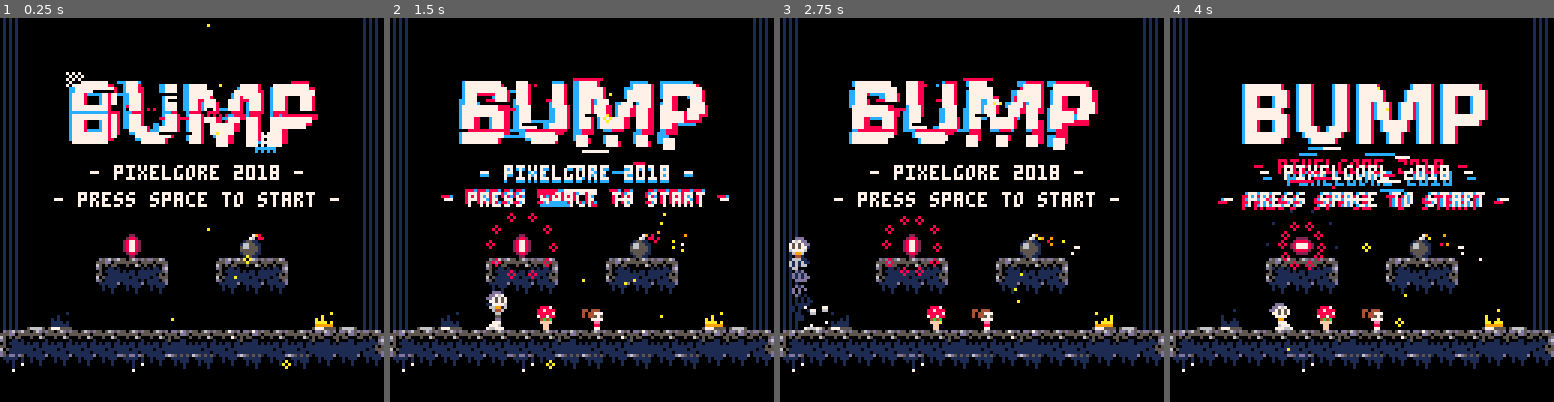
Above: before the commit, frames 1-4 (left to right).
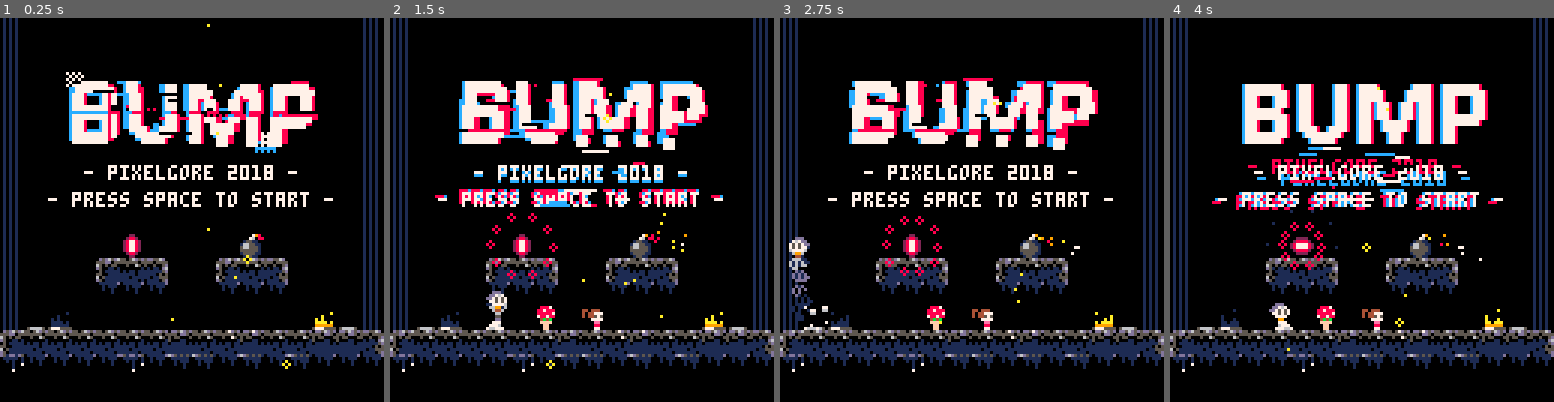
Above: after the commit, the same moments.

Repository: wesen/carts
Game: PICO-8 cartridge games/bump/bump.p8
Same seed, same stepped clock (60 frames per second), same inputs: the game is played once before the commit and once after it.
Inputs:
- Up to frame 1 (0.25 s): no input
- Up to frame 2 (1.5 s): tap O (Z key) at 0.33, 0.7, 1.43 s; tap X (X key) at 1.07 s
- Up to frame 3 (2.75 s): hold Left 1.97-2.37 s; tap X (X key) at 2.07, 2.4, 2.73 s; tap O (Z key) at 2.22 s; hold Down from 2.42 s (still down)
- Up to frame 4 (4 s): release Down at 2.82 s; hold Right 2.87-3.53 s; tap X (X key) at 3.07, 3.4, 3.73 s; tap O (Z key) at 3.1, 3.98 s; hold Up from 3.58 s (still down)

The runs differ from the first frame. In frame 1, 2.0% of the frame differs, in the area x 12-89%, y 38-50%; in frame 2, 3.0%; in frame 3, 2.0%; in frame 4, 3.8%, in the area x 10-89%, y 36-50%.

Commit message:
Big pass implementing end of game screens

Diff:
--- a/games/bump/bump.p8
+++ b/games/bump/bump.p8
@@ -54,7 +54,7 @@
 
 ground_grace_interval=6
 
-win_threshold=14
+win_threshold=0
 
 
 function class (init)
@@ -365,7 +365,7 @@
 title_ssx=11*8
 title_ssy=12*8
 
-function draw_title()
+function draw_title(s)
  cls()
  local f=flr(frame/6)%3
 
@@ -402,9 +402,14 @@
  palt(0,true)
 
  fillp()
+ glitch_str(s)
+end
+
+function glitch_str(s)
  if (frame%10)<3 then
-  aberration_str("- pixelgore 2018 -",title_dx+5,title_dy+39)
-  aberration_str("- press space to start -",title_dx-7,title_dy+48)
+  aberration_str("- pixelgore 2018 -",title_dy+39)
+  aberration_str("- press space to start -",title_dy+48)
+  if (s!=nil) aberration_str(s,title_dy+96)
   for i=0,1 do
    draw_random_line(0,title_dx+15,title_dy+33,1)
    draw_random_line(7,title_dx+15,title_dy+33,1)
@@ -412,15 +417,25 @@
    draw_random_line(8,title_dx+15,title_dy+33,1)
   end
  elseif (frame%10<8) then
-  print("- pixelgore 2018 -",title_dx+5,title_dy+39,7)
-  print("- press space to start -",title_dx-7,title_dy+48,7)
- end
-end
-
-function aberration_str(s,x,y)
-  print(s,x+mrnd(2),y+mrnd(2)+1,12)
-  print(s,x+mrnd(2),y+mrnd(2),8)
-  print(s,x,y,7)
+  center_print("- pixelgore 2018 -",title_dy+39)
+  center_print("- press space to start -",title_dy+48)
+  if (s!=nil) center_print(s,title_dy+96)
+ end
+end
+
+function center_str_x(s)
+ return 64-(#s*4)/2
+end
+
+function center_print(s,y)
+ print(s,center_str_x(s),y,7)
+end
+
+function aberration_str(s,y)
+ local x=center_str_x(s)
+ print(s,x+mrnd(2),y+mrnd(2)+1,12)
+ print(s,x+mrnd(2),y+mrnd(2),8)
+ print(s,x,y,7)
 end
 
 function draw_title_frame1()
@@ -1249,7 +1264,7 @@
   end
  end
 
- if mode==mode_title and scores[self.input_port+1]>win_threshold then
+ if mode==mode_game and scores[self.input_port+1]>win_threshold then
   winning_player=self.input_port+1
   end_game()
  end
@@ -1694,11 +1709,11 @@
 
  if self.is_thrown then
   local solid=solid_at_offset(self,0,0)
-  if not self.is_solid and not solid then
+  local actor,a=self:is_actor_at(0,0)
+  if not self.is_solid and not solid and not actor then
    -- avoid a bomb getting stuck on a wall when thrown
    self.is_solid=true
   end
-  local actor,a=self:is_actor_at(0,0)
 
   local gravity=0.12
   local maxfall=2
@@ -1782,55 +1797,58 @@
 
 mode=mode_title
 
+function make_transition(mid_cb,end_cb)
+ add_cr(function()
+  local col=7
+  local duration=15
+  for i=0,duration do
+   palt(col,false)
+   local radius=inexpo(i,0,128,duration)
+   circfill(64,64,radius,col)
+   palt()
+   yield()
+  end
+  if (mid_cb!=nil) mid_cb()
+  for i=0,duration do
+   palt(col,false)
+   local radius=128-inexpo(i,0,128,duration)
+   circfill(64,64,radius,col)
+   palt()
+   yield()
+  end
+ if (end_cb!=nil) end_cb()
+ end, draw_crs)
+end
+
 function start_game()
- local inputs={}
- for p in all(players) do
-  add(inputs,p.input_port)
- end
+ -- this is a pretty inelegant way of resetting global state
  interactables={}
  actors={}
  players={}
+ particles={}
+ fireflies_init(v2(16,16))
+ crs={}
  pwrup_counts=0
  for i=1,4 do
   scores[i]=0
  end
-  add_cr(function()
-   local duration=15
-   for i=0,duration do
-    palt(0,false)
-    local radius=inexpo(i,0,128,duration)
-    printh("radius "..tostr(radius))
-    circfill(64,64,radius,8)
-    palt()
-    yield()
-   end
-   mode=mode_transition
-   room=cls_room.init(v2(0,16),v2(16,16))
-   for i=0,duration do
-    palt(0,false)
-    local radius=128-inexpo(i,0,128,duration)
-    printh("radius "..tostr(radius))
-    circfill(64,64,radius,8)
-    palt()
-    yield()
-   end
-   mode=mode_game
-   for input in all(inputs) do
+ make_transition(function()
+  mode=mode_transition
+  room=cls_room.init(v2(0,16),v2(16,16))
+ end, function()
+  mode=mode_game
+  for input,v in pairs(connected_players) do
+   if v==true then
     room:spawn_player(input)
    end
-  end, draw_crs)
+  end
+ end)
 end
 
 function end_game()
-  add_cr(function()
-   for i=0,30 do
-    palt(0,false)
-    circfill(64,64,inexpo(i,0,80,30),8)
-    palt()
-    yield()
-   end
-   mode=mode_end
-  end, draw_crs)
+ make_transition(function()
+  mode=mode_end
+ end)
 end
 
 function is_space_pressed()
@@ -1886,8 +1904,16 @@
     end
    end
   else
-   rectfill(0,0,128,128,8)
-   bstr("player "..tostr(winning_player).." won!",38,64,7,1)
+   draw_title("player "..tostr(winning_player).." won!")
+   local _spr=start_sprites[winning_player]+flr(frame/8)%3
+   local sx=_spr%16*8
+   local sy=flr(_spr/16)*8
+   sspr(sx,sy,8,8,64-16,68,32,32)
+
+   if is_space_pressed() then
+    printh("restart game")
+    run()
+   end
   end
  end
 end
--- a/games/bump/config.lua
+++ b/games/bump/config.lua
@@ -3,4 +3,4 @@
 
 ground_grace_interval=6
 
-win_threshold=14
+win_threshold=0
--- a/games/bump/main.lua
+++ b/games/bump/main.lua
@@ -18,7 +18,7 @@
    palt()
    yield()
   end
-  mid_cb()
+  if (mid_cb!=nil) mid_cb()
   for i=0,duration do
    palt(col,false)
    local radius=128-inexpo(i,0,128,duration)
@@ -26,7 +26,7 @@
    palt()
    yield()
   end
- end_cb()
+ if (end_cb!=nil) end_cb()
  end, draw_crs)
 end
 
@@ -56,15 +56,9 @@
 end
 
 function end_game()
-  add_cr(function()
-   for i=0,30 do
-    palt(0,false)
-    circfill(64,64,inexpo(i,0,80,30),8)
-    palt()
-    yield()
-   end
-   mode=mode_end
-  end, draw_crs)
+ make_transition(function()
+  mode=mode_end
+ end)
 end
 
 function is_space_pressed()
@@ -79,7 +73,6 @@
  room:spawn_player(p3_input)
  fireflies_init(v2(16,16))
  music(0)
- -- start_game()
 end
 
 function update_a(a) a:update() end
@@ -121,8 +114,16 @@
     end
    end
   else
-   rectfill(0,0,128,128,8)
-   bstr("player "..tostr(winning_player).." won!",38,64,7,1)
+   draw_title("player "..tostr(winning_player).." won!")
+   local _spr=start_sprites[winning_player]+flr(frame/8)%3
+   local sx=_spr%16*8
+   local sy=flr(_spr/16)*8
+   sspr(sx,sy,8,8,64-16,68,32,32)
+
+   if is_space_pressed() then
+    printh("restart game")
+    run()
+   end
   end
  end
 end
--- a/games/bump/player.lua
+++ b/games/bump/player.lua
@@ -370,7 +370,7 @@
   end
  end
 
- if mode==mode_title and scores[self.input_port+1]>win_threshold then
+ if mode==mode_game and scores[self.input_port+1]>win_threshold then
   winning_player=self.input_port+1
   end_game()
  end
--- a/games/bump/title.lua
+++ b/games/bump/title.lua
@@ -5,7 +5,7 @@
 title_ssx=11*8
 title_ssy=12*8
 
-function draw_title()
+function draw_title(s)
  cls()
  local f=flr(frame/6)%3
 
@@ -42,9 +42,14 @@
  palt(0,true)
 
  fillp()
+ glitch_str(s)
+end
+
+function glitch_str(s)
  if (frame%10)<3 then
-  aberration_str("- pixelgore 2018 -",title_dx+5,title_dy+39)
-  aberration_str("- press space to start -",title_dx-7,title_dy+48)
+  aberration_str("- pixelgore 2018 -",title_dy+39)
+  aberration_str("- press space to start -",title_dy+48)
+  if (s!=nil) aberration_str(s,title_dy+96)
   for i=0,1 do
    draw_random_line(0,title_dx+15,title_dy+33,1)
    draw_random_line(7,title_dx+15,title_dy+33,1)
@@ -52,15 +57,25 @@
    draw_random_line(8,title_dx+15,title_dy+33,1)
   end
  elseif (frame%10<8) then
-  print("- pixelgore 2018 -",title_dx+5,title_dy+39,7)
-  print("- press space to start -",title_dx-7,title_dy+48,7)
+  center_print("- pixelgore 2018 -",title_dy+39)
+  center_print("- press space to start -",title_dy+48)
+  if (s!=nil) center_print(s,title_dy+96)
  end
 end
 
-function aberration_str(s,x,y)
-  print(s,x+mrnd(2),y+mrnd(2)+1,12)
-  print(s,x+mrnd(2),y+mrnd(2),8)
-  print(s,x,y,7)
+function center_str_x(s)
+ return 64-(#s*4)/2
+end
+
+function center_print(s,y)
+ print(s,center_str_x(s),y,7)
+end
+
+function aberration_str(s,y)
+ local x=center_str_x(s)
+ print(s,x+mrnd(2),y+mrnd(2)+1,12)
+ print(s,x+mrnd(2),y+mrnd(2),8)
+ print(s,x,y,7)
 end
 
 function draw_title_frame1()
Not shown, changed: games/bump/TODO
